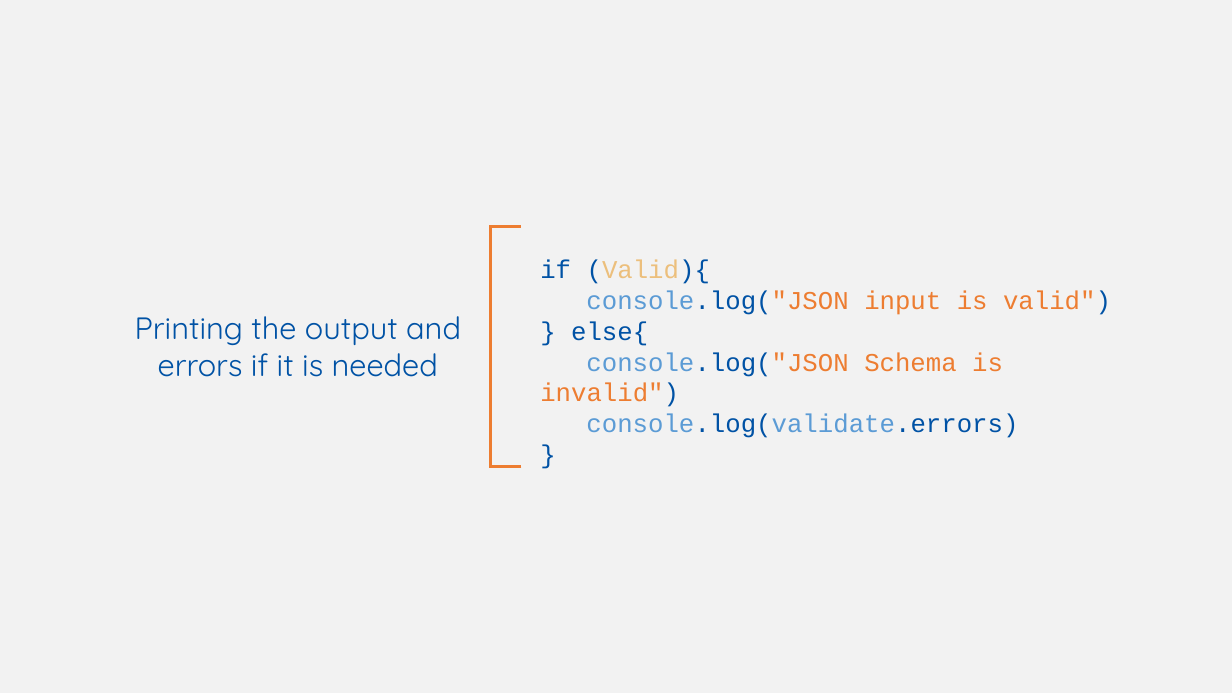
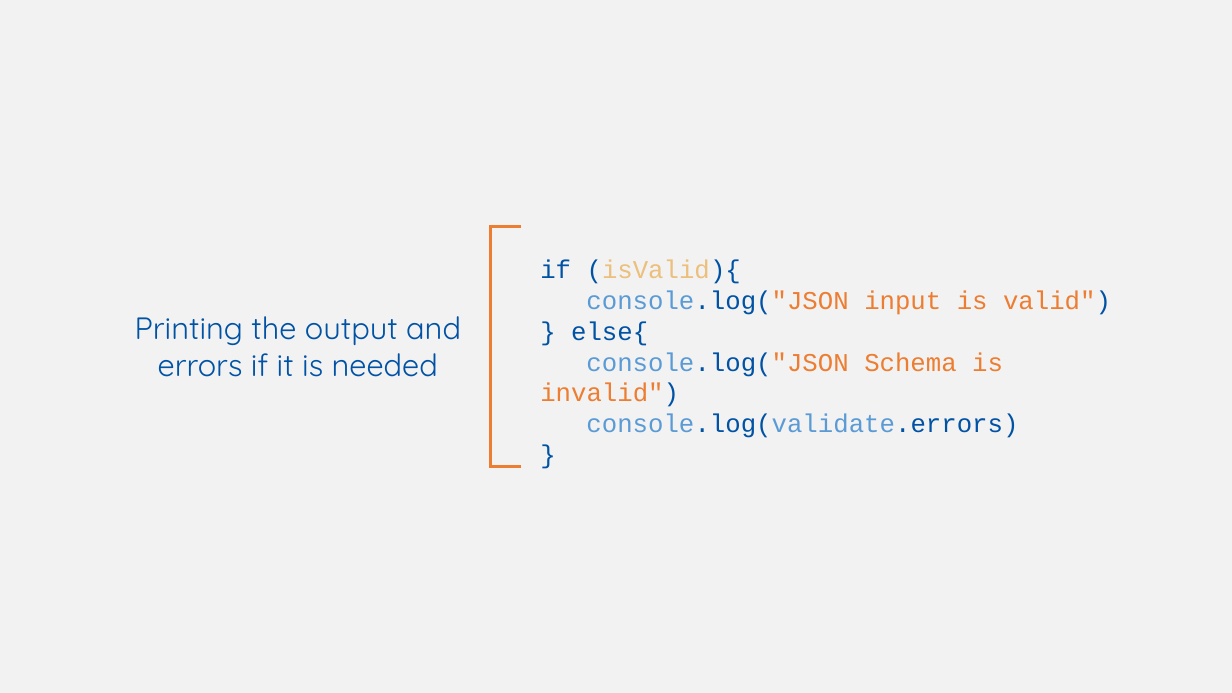
Before and after one commit to w3c/wot-cg, a slide deck: slide 16 of Tutorials/whatiswot/8-JSON_Schema_in_Practice_3/8-JSON_Schema_in_Practice_3.pptx. Drawn at 1232x693 pixels with LibreOffice and Linux fonts; fonts in the diff are those of the drawing. Boxes give left, top, right and bottom in pixels: in the first picture for what was removed or moved away, otherwise in the second. Text is boxed around its words. In the diff, an @@ line names an element or a change of style, - is before the commit and + after.

```diff
--- a/Tutorials/whatiswot/8-JSON_Schema_in_Practice_3/8-JSON_Schema_in_Practice_3.pptx
+++ b/Tutorials/whatiswot/8-JSON_Schema_in_Practice_3/8-JSON_Schema_in_Practice_3.pptx
@@ text at [540,259,741,284]: text changed; text colour #0052A5 to #ECBF7C @@
-if (Valid){
+if (isValid){
```
Also in this commit, not shown: 9 other slides changed.
